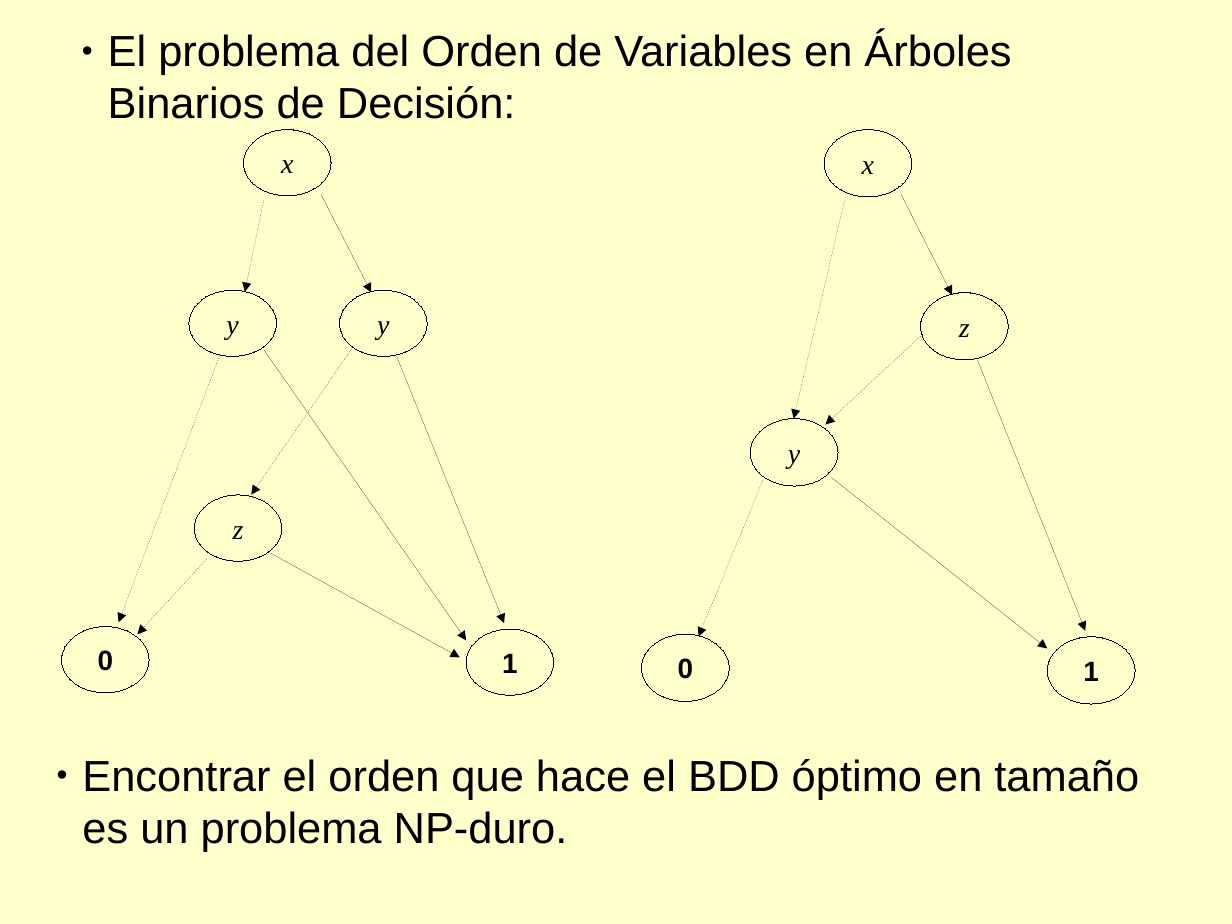
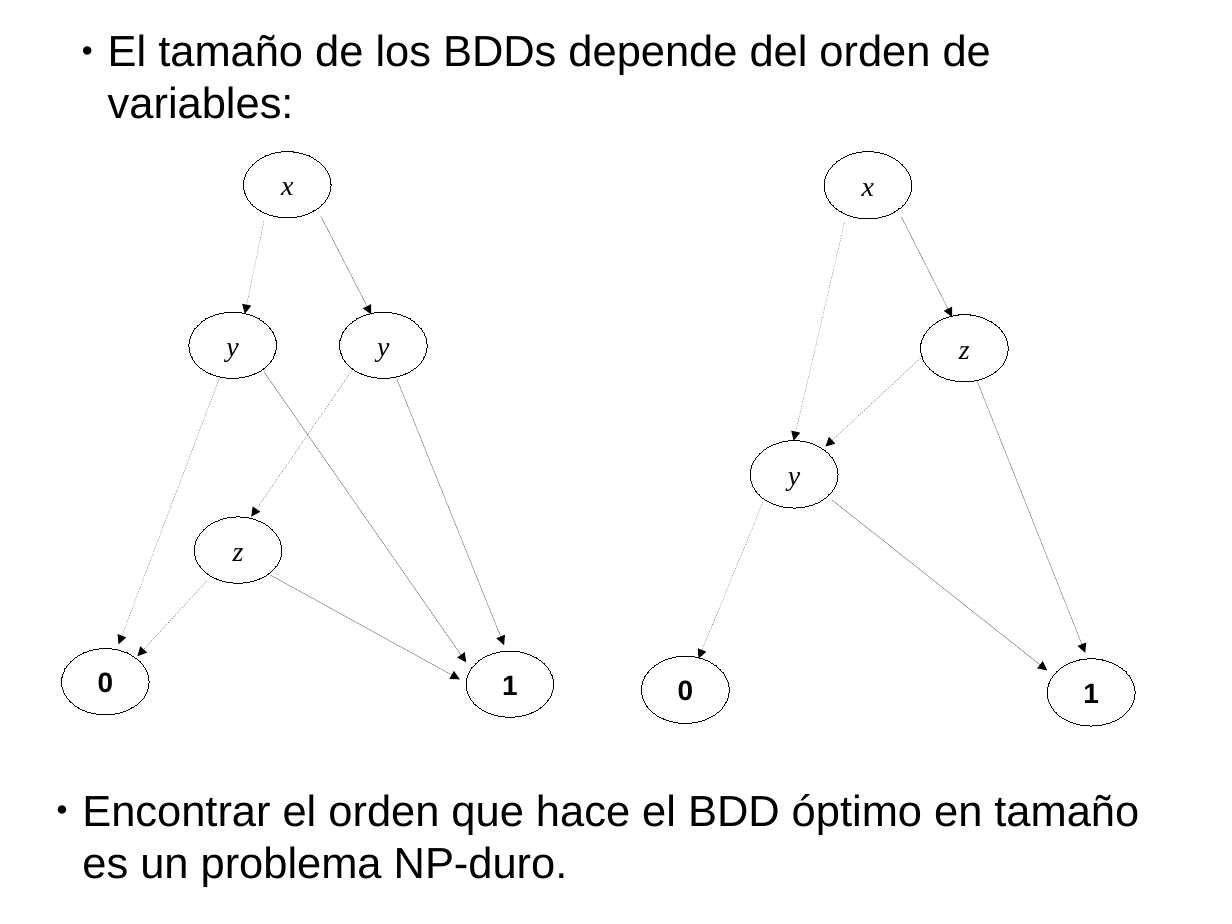
Before and after one commit to diegojromerolopez/djbdd, a slide deck: slide 15 of doc/presentacion.odp. Drawn at 1232x924 pixels with LibreOffice and Linux fonts; fonts in the diff are those of the drawing. Boxes give left, top, right and bottom in pixels: in the first picture for what was removed or moved away, otherwise in the second. Text is boxed around its words. In the diff, an @@ line names an element or a change of style, - is before the commit and + after.

```diff
--- a/doc/presentacion.odp
+++ b/doc/presentacion.odp
@@ background #FFFFCC to #FFFFFF @@
@@ text at (108,34,991,119): text changed @@
-● El problema del Orden de Variables en Árboles Binarios de Decisión:
+● El tamaño de los BDDs depende del orden de variables:
@@ 12 arrows, 10 ellipses: place and size @@
-12 arrows, 10 ellipses at (61,130,1136,704)
+12 arrows, 10 ellipses at (61,152,1136,726)
@@ 2 arrows, 1 ellipse: place and size @@
-2 arrows, 1 ellipse at (195,193,1048,648)
+2 arrows, 1 ellipse at (195,216,1048,671)
@@ text "Encontrar el orden que hace ...": place and size @@
-text "Encontrar el orden que hace ..." at (82,759,1139,852)
+text "Encontrar el orden que hace ..." at (82,794,1139,887)
```
Also in this commit, not shown: 22 other slides changed, 3 slides added, 2 slides removed, 3 other files.
